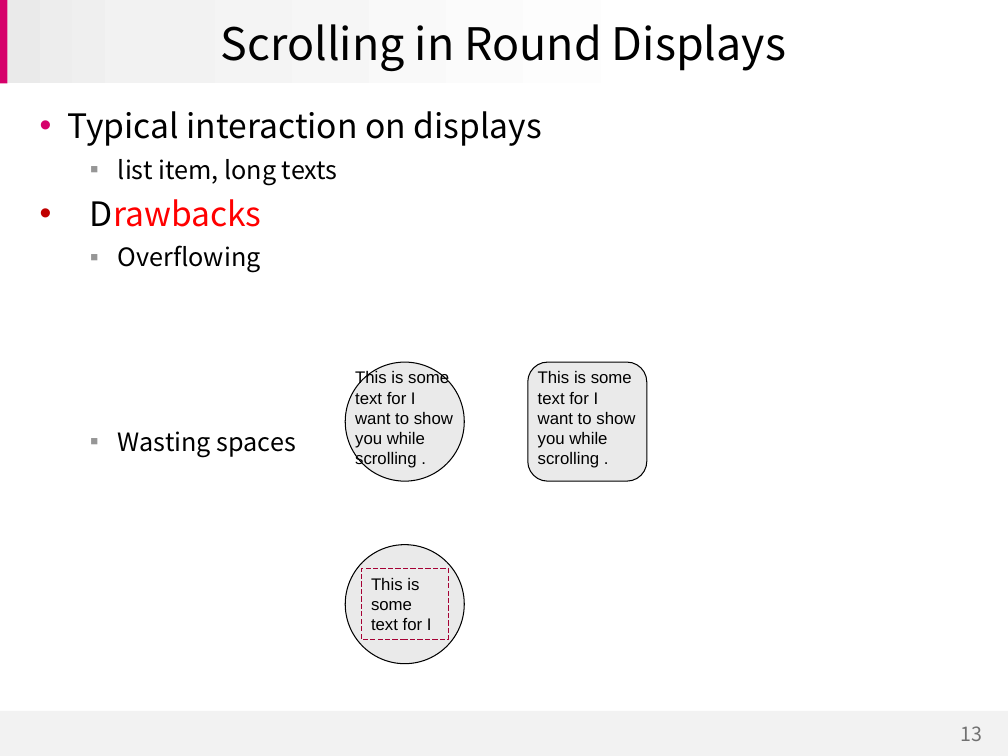
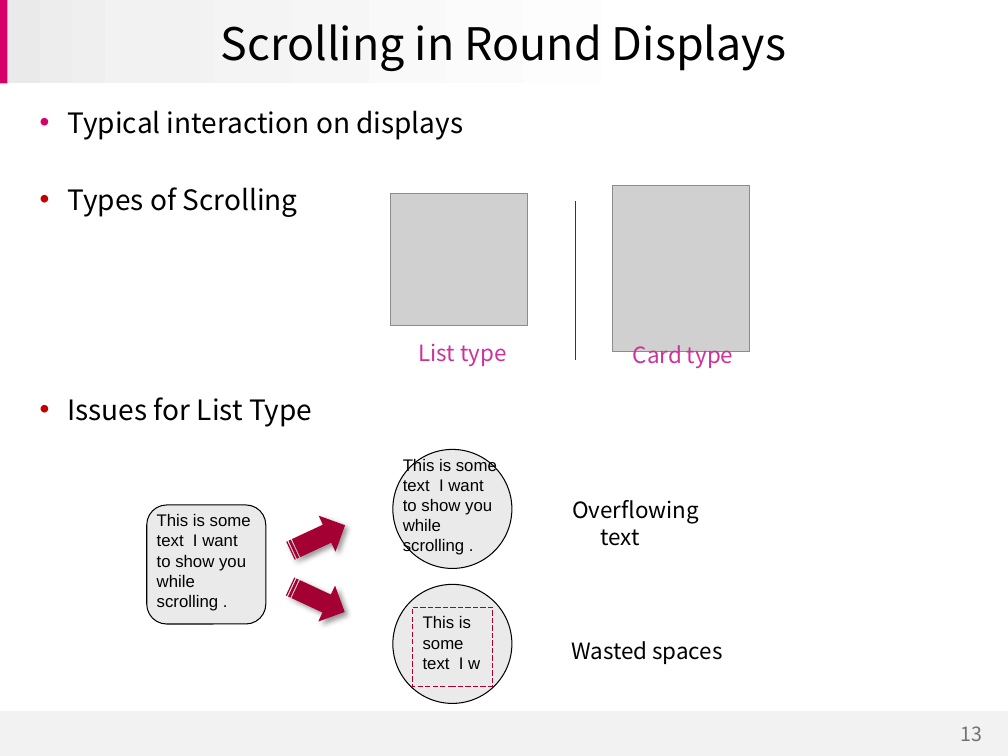
Before and after one commit to jihyerish/jhRoundDisplay, a slide deck: slide 13 of doc/CSS Round display for Dev Meetup in Sydney.pptx. Drawn at 1008x756 pixels with LibreOffice and Linux fonts; fonts in the diff are those of the drawing; grey boxes stand for pictures; background and template pictures are left out. Boxes give left, top, right and bottom in pixels: in the first picture for what was removed or moved away, otherwise in the second. Text is boxed around its words. In the diff, an @@ line names an element or a change of style, - is before the commit and + after.

```diff
--- a/doc/CSS Round display for Dev Meetup in Sydney.pptx
+++ b/doc/CSS Round display for Dev Meetup in Sydney.pptx
@@ text at (68, 110, 463, 140): size 24 to 20 pt in "Typical interaction on displays" @@
@@ text at (68, 187, 312, 427): text changed; size 18 to 20 pt @@
-    ▪ list item, long texts
-  • Drawbacks
-    ▪ Overflowing
-    ▪ Wasting spaces
+  • Types of Scrolling
+  • Issues for List Type
@@ group added at (390, 185, 750, 368): 2 pictures, 2 texts, 1 line @@
+Card type
+List type
@@ ellipse: place and size @@
-ellipse at (346, 362, 465, 481)
+ellipse at (393, 450, 512, 569)
@@ text at (403, 457, 497, 556): text changed @@
-This is some text for I want to show you while scrolling .
+This is some text I want to show you while scrolling .
@@ rounded rectangle: place and size @@
-rounded rectangle at (528, 362, 647, 481)
+rounded rectangle at (147, 505, 266, 624)
@@ striped right arrow added at (282, 507, 353, 568), fill #A50034 @@
@@ text added at (572, 500, 699, 546), 16 pt, text #000000 @@
+  Overflowing text
@@ text at (157, 514, 251, 611): text changed @@
-This is some text for I want to show you while scrolling .
+This is some text I want to show you while scrolling .
@@ striped right arrow added at (282, 569, 353, 630), fill #A50034 @@
@@ ellipse: place and size @@
-ellipse at (346, 544, 465, 663)
+ellipse at (393, 585, 512, 704)
@@ rectangle "This is some text I ...": place and size @@
-rectangle "This is some text I ..." at (361, 569, 449, 640)
+rectangle "This is some text I ..." at (412, 607, 492, 686)
@@ text in rectangle at (423, 616, 480, 669): text changed @@
-This is some text for I
+This is some text I w
@@ text added at (571, 641, 722, 664), 16 pt, text #000000 @@
+  Wasted spaces
```
Also in this commit, not shown: 14 other slides changed, 2 other files.
